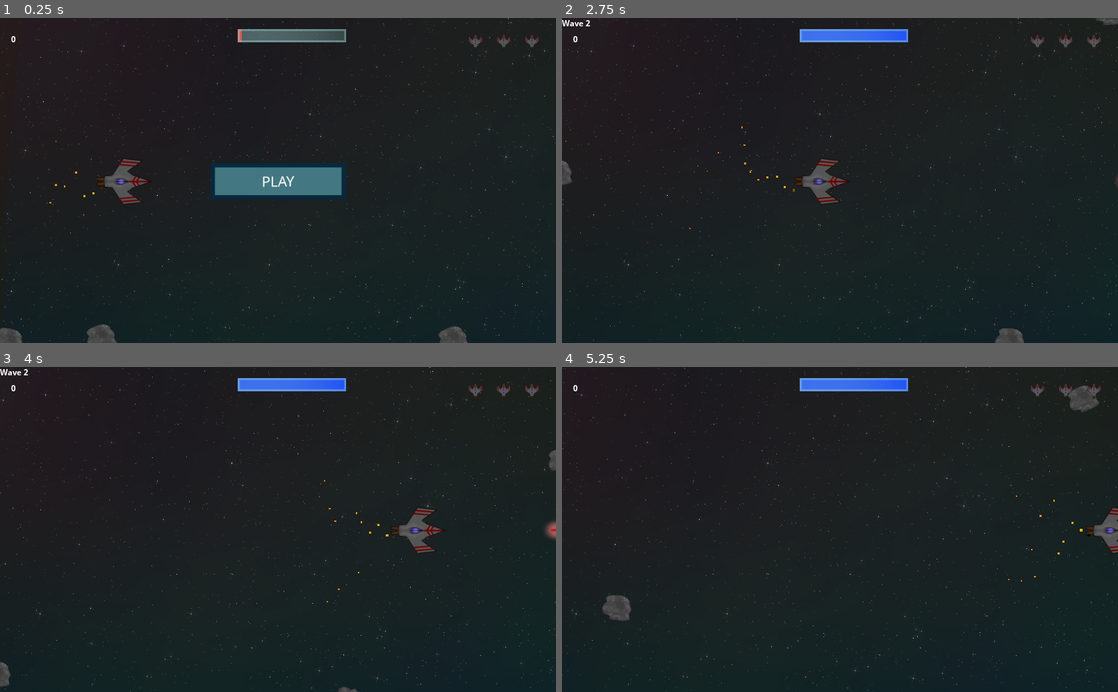
Above: before the commit, frames 1-4 (two rows, left to right).
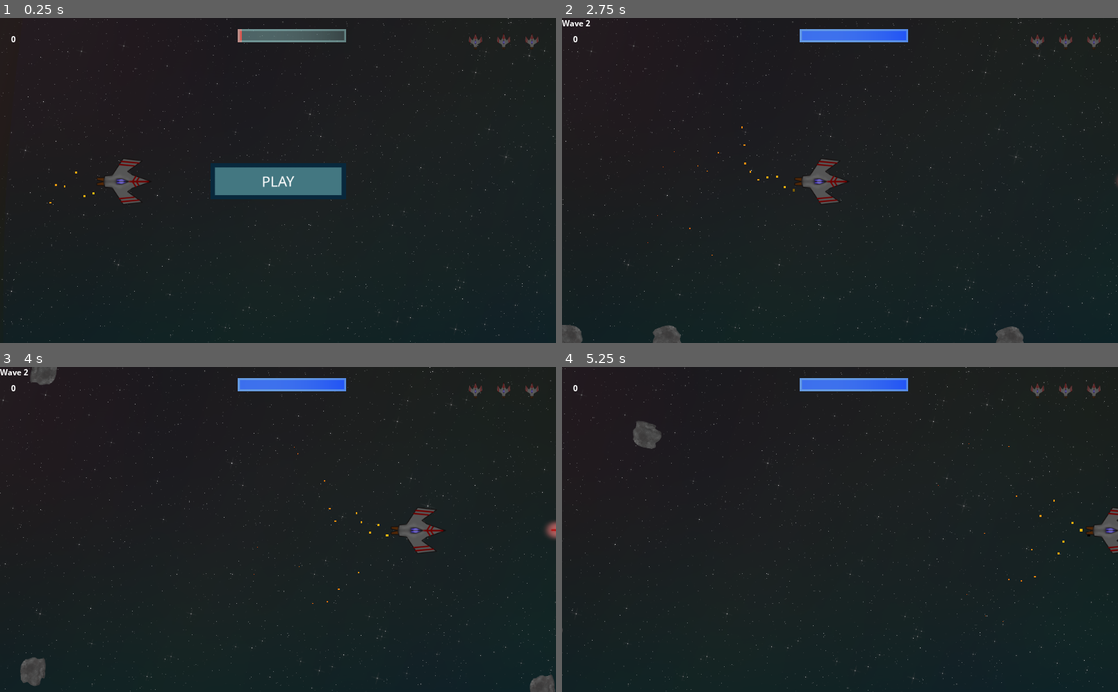
Above: after the commit, the same moments.

Repository: veppali/SpaceShooty
Game: Godot game, scene res://Main/Main.tscn
Two runs of this game, one before a commit and one after it. Both use one fixed random seed, a clock stepped at 60 frames per second and the inputs below.
Inputs (mouse positions are in pixels of both pictures, inside the frame that each line leads up to):
- Up to frame 1 (0.25 s): no input
- Up to frame 2 (2.75 s): click (840, 180) at 0.5 s; hold D (thrust) 1.28-2.03 s; hold Space (shoot) 1.28-2.03 s; hold A (thrust_back) from 2.03 s (still down); tap Space (shoot) at 2.1 s
- Up to frame 3 (4 s): release A (thrust_back) at 2.78 s; hold Space (shoot) 2.78-3.53 s; hold D (thrust) from 2.78 s (still down); tap Space (shoot) at 3.6 s
- Up to frame 4 (5.25 s): release D (thrust) at 4.28 s; hold Space (shoot) 4.28-5.03 s; hold A (thrust_back) from 4.28 s (still down); tap Space (shoot) at 5.1 s

The runs differ from the first frame. In frame 1, 0.6% of the frame differs, in the area x 0-85%, y 94-100%; in frame 2, 0.6%; in frame 3, 1.0%, in the area x 0-100%, y 0-100%; in frame 4, 0.9%.

Commit message:
Added sounds and pickupables

Diff:
--- a/Enemy/Enemy.gd
+++ b/Enemy/Enemy.gd
@@ -33,6 +33,7 @@
 	shoot_pulse(3, 0.15)
 
 func shoot():
+	$LaserSound.play()
 	var dir = target.global_position - global_position
 	dir = dir.rotated(rand_range(-0.1, 0.1)).angle()
 	emit_signal('shoot', Bullet, global_position, dir)
@@ -56,13 +57,14 @@
 		explode()
 
 func explode():
+	$ExplosionSound.play()
 	speed = 0
 	$GunTimer.stop()
 	$CollisionShape2D.set_deferred('disabled', true)
 	$Sprite.hide()
 	$Explosion.show()
 	$Explosion/AnimationPlayer.play("explosion")
-	#$ExplodeSound.play() for later
+
 
 func _on_Enemy_body_entered(body):
 	if body.name == 'Player':
--- a/Enemy/Enemy.tscn
+++ b/Enemy/Enemy.tscn
@@ -6,6 +6,8 @@
 [ext_resource path="res://Enemy/EnemyBullet.tscn" type="PackedScene" id=4]
 [ext_resource path="res://Enemy/EnemyPaths.tscn" type="PackedScene" id=5]
 [ext_resource path="res://Pickups/ExtraLife.tscn" type="PackedScene" id=6]
+[ext_resource path="res://assets/sounds/explosion_a.ogg" type="AudioStream" id=7]
+[ext_resource path="res://assets/sounds/laser_c.ogg" type="AudioStream" id=8]
 
 [sub_resource type="CircleShape2D" id=1]
 
@@ -33,6 +35,14 @@
 
 [node name="AnimationPlayer" type="AnimationPlayer" parent="."]
 
+[node name="ExplosionSound" type="AudioStreamPlayer" parent="."]
+stream = ExtResource( 7 )
+volume_db = -4.0
+
+[node name="LaserSound" type="AudioStreamPlayer" parent="."]
+stream = ExtResource( 8 )
+volume_db = -8.0
+
 [connection signal="body_entered" from="." to="." method="_on_Enemy_body_entered"]
 [connection signal="animation_finished" from="Explosion/AnimationPlayer" to="." method="_on_AnimationPlayer_animation_finished"]
 [connection signal="timeout" from="GunTimer" to="." method="_on_GunTimer_timeout"]
--- a/Enemy/EnemyBullet.gd
+++ b/Enemy/EnemyBullet.gd
@@ -17,12 +17,10 @@
 func _process(delta):
 	position +=  velocity * delta
 
-
 func _on_EnemyBullet_body_entered(body):
 	if body.name == 'Player':
 		body.shield -= 15
 	queue_free()
 
-
 func _on_VisibilityNotifier2D_screen_exited():
 	queue_free()
--- a/Main/Main.gd
+++ b/Main/Main.gd
@@ -5,11 +5,9 @@
 var score = 0
 var playing = false
 
-
 export (PackedScene) var Rock
 export (PackedScene) var Enemy
-export (PackedScene) var ExtraLife
-# Called when the node enters the scene tree for the first time.
+
 
 func new_game():
 	for rock in $Rocks.get_children():
@@ -43,8 +41,8 @@
 	randomize()
 	screensize = get_viewport().get_visible_rect().size
 	$Player.screensize = screensize
-	for i in range (3):
-		spawn_rock(3)
+#	for i in range (3):
+#		spawn_rock(3)
 
 func spawn_rock(size, pos=null, vel=null):
 	if !pos:
@@ -65,6 +63,7 @@
 
 
 func _on_Rock_exploded(size, radius, pos, vel):
+	$Explosion.play()
 	if size <=1:
 		return
 	for offset in [-1, 1]:
@@ -95,7 +94,6 @@
 	h.start(pos)
 	call_deferred("add_child", h)
 
-
 func _on_EnemyTimer_timeout():
 	var e = Enemy.instance()
 	add_child(e)
--- a/Main/Main.tscn
+++ b/Main/Main.tscn
@@ -8,6 +8,7 @@
 [ext_resource path="res://Player/Explosion.tscn" type="PackedScene" id=6]
 [ext_resource path="res://Main/BgScroll.gd" type="Script" id=7]
 [ext_resource path="res://Enemy/Enemy.tscn" type="PackedScene" id=8]
+[ext_resource path="res://assets/sounds/explosion_a.ogg" type="AudioStream" id=9]
 
 [sub_resource type="Shader" id=1]
 code = "shader_type canvas_item;
@@ -70,6 +71,10 @@
 [node name="EnemyTimer" type="Timer" parent="."]
 one_shot = true
 
+[node name="Explosion" type="AudioStreamPlayer" parent="."]
+stream = ExtResource( 9 )
+volume_db = -4.0
+
 [connection signal="dead" from="Player" to="." method="game_over"]
 [connection signal="lives_changed" from="Player" to="HUD" method="update_lives"]
 [connection signal="shield_changed" from="Player" to="HUD" method="update_shield"]
--- a/Player/Player.gd
+++ b/Player/Player.gd
@@ -19,7 +19,6 @@
 var shield = 0 setget set_shield
 var lives = 0 setget set_lives
 
-
 var can_shoot = true
 
 # Called when the node enters the scene tree for the first time.
@@ -31,10 +30,10 @@
 func change_state(new_state):
 	match new_state:
 		INIT:
-			$CollisionShape2D.disabled = true
+			$CollisionShape2D.set_deferred("disabled", true)
 			$Sprite.modulate.a = 0.5
 		ALIVE:
-			$CollisionShape2D.disabled = false
+			$CollisionShape2D.set_deferred("disabled", false)
 			$Sprite.modulate.a = 1.0
 		INVULNERABLE:
 			$CollisionShape2D.set_deferred("disabled", true)
@@ -74,6 +73,7 @@
 	if state == INVULNERABLE:
 		return
 	emit_signal("shoot", Bullet, $Muzzle.global_position, rotation)
+	$LaserSound.play()
 	can_shoot = false
 	$GunTimer.start()
 
@@ -87,6 +87,7 @@
 	shield = value
 	emit_signal("shield_changed", shield)
 	if shield <= 0:
+		$PlayerExplosion.play()
 		$Explosion.show()
 		$Explosion/AnimationPlayer.play("explosion")
 		change_state(INVULNERABLE)
--- a/Player/Player.tscn
+++ b/Player/Player.tscn
@@ -1,8 +1,10 @@
-[gd_scene load_steps=10 format=2]
+[gd_scene load_steps=12 format=2]
 
 [ext_resource path="res://Player/Player.gd" type="Script" id=1]
 [ext_resource path="res://assets/space_ship_b.png" type="Texture" id=2]
 [ext_resource path="res://Player/Bullet.tscn" type="PackedScene" id=3]
+[ext_resource path="res://assets/sounds/laser_b.ogg" type="AudioStream" id=4]
+[ext_resource path="res://assets/sounds/explosion_a.ogg" type="AudioStream" id=5]
 
 [sub_resource type="CircleShape2D" id=1]
 
@@ -70,6 +72,13 @@
 amount = 25
 process_material = SubResource( 6 )
 
+[node name="LaserSound" type="AudioStreamPlayer" parent="."]
+stream = ExtResource( 4 )
+volume_db = -8.058
+
+[node name="PlayerExplosion" type="AudioStreamPlayer" parent="."]
+stream = ExtResource( 5 )
+
 [connection signal="body_entered" from="." to="." method="_on_Player_body_entered"]
 [connection signal="timeout" from="GunTimer" to="." method="_on_GunTimer_timeout"]
 [connection signal="timeout" from="InvulnerabilityTimer" to="." method="_on_InvulnerabilityTimer_timeout"]
Not shown: 1 places in Enemy/Enemy.tscn that only renumber resources
Not shown: 1 places in Main/Main.tscn that only renumber resources
Not shown, added: assets/sounds/explosion_a.ogg.import
Not shown, added: assets/sounds/laser_b.ogg.import
Not shown, added: assets/sounds/laser_c.ogg.import
Not shown, added: assets/sounds/explosion_a.ogg
Not shown, added: assets/sounds/laser_b.ogg
Not shown, added: assets/sounds/laser_c.ogg
